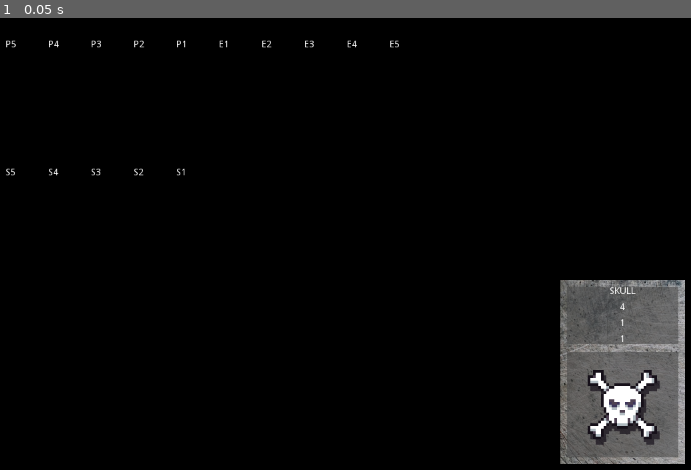
Above: before the commit, frame 1.
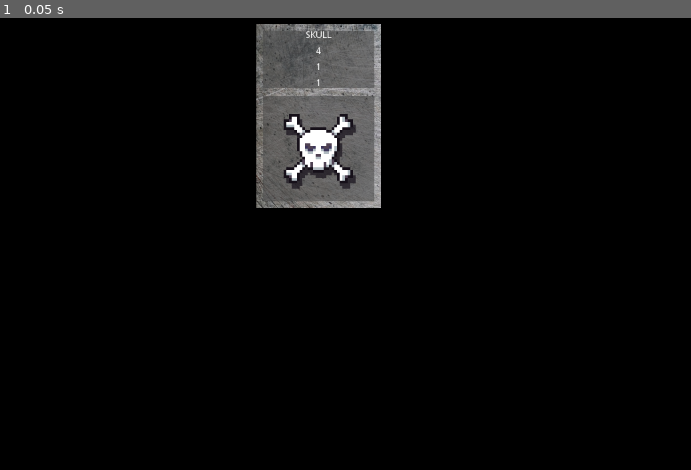
Above: after the commit, the same moment.

Repository: RM35/steel-chalk-asset
Game: Godot game, scene res://main.tscn
Two runs of this game, one before a commit and one after it. Both use one fixed random seed, a clock stepped at 60 frames per second and the inputs below.
Inputs:
- Up to frame 1 (0.05 s): no input

The runs differ from the first frame. In frame 1, 15% of the frame differs, in the area x 0-100%, y 1-99%.

Commit message:
fix card offset on main scene

Diff:
--- a/main.tscn
+++ b/main.tscn
@@ -1,69 +1,14 @@
-[gd_scene load_steps=4 format=2]
+[gd_scene load_steps=3 format=2]
 
 [ext_resource path="res://world/world.tscn" type="PackedScene" id=1]
-[ext_resource path="res://unit_position/unit_position.tscn" type="PackedScene" id=2]
 [ext_resource path="res://unit/unit.tscn" type="PackedScene" id=3]
 
 [node name="Main" type="Node2D"]
 
 [node name="World" parent="." instance=ExtResource( 1 )]
 
-[node name="PlayerTeam" type="Position2D" parent="World"]
-position = Vector2( 320, 128 )
-
-[node name="P1" parent="World/PlayerTeam" instance=ExtResource( 2 )]
-position = Vector2( 0, 64 )
-
-[node name="P2" parent="World/PlayerTeam" instance=ExtResource( 2 )]
-position = Vector2( -64, 64 )
-
-[node name="P3" parent="World/PlayerTeam" instance=ExtResource( 2 )]
-position = Vector2( -128, 64 )
-
-[node name="P4" parent="World/PlayerTeam" instance=ExtResource( 2 )]
-position = Vector2( -192, 64 )
-
-[node name="P5" parent="World/PlayerTeam" instance=ExtResource( 2 )]
-position = Vector2( -256, 64 )
-
-[node name="EnemyTeam" type="Position2D" parent="World"]
-position = Vector2( 384, 128 )
-
-[node name="E1" parent="World/EnemyTeam" instance=ExtResource( 2 )]
-position = Vector2( 0, 64 )
-
-[node name="E2" parent="World/EnemyTeam" instance=ExtResource( 2 )]
-position = Vector2( 64, 64 )
-
-[node name="E3" parent="World/EnemyTeam" instance=ExtResource( 2 )]
-position = Vector2( 128, 64 )
-
-[node name="E4" parent="World/EnemyTeam" instance=ExtResource( 2 )]
-position = Vector2( 192, 64 )
-
-[node name="E5" parent="World/EnemyTeam" instance=ExtResource( 2 )]
-position = Vector2( 256, 64 )
-
-[node name="Shop" type="Position2D" parent="World"]
-position = Vector2( 320, 320 )
-
-[node name="S1" parent="World/Shop" instance=ExtResource( 2 )]
-position = Vector2( 0, 64 )
-
-[node name="S2" parent="World/Shop" instance=ExtResource( 2 )]
-position = Vector2( -64, 64 )
-
-[node name="S3" parent="World/Shop" instance=ExtResource( 2 )]
-position = Vector2( -128, 64 )
-
-[node name="S4" parent="World/Shop" instance=ExtResource( 2 )]
-position = Vector2( -192, 64 )
-
-[node name="S5" parent="World/Shop" instance=ExtResource( 2 )]
-position = Vector2( -256, 64 )
-
 [node name="Unit" parent="World" instance=ExtResource( 3 )]
-margin_left = 896.0
-margin_top = 552.0
-margin_right = 1083.0
-margin_bottom = 828.0
+margin_left = 440.0
+margin_top = 168.0
+margin_right = 627.0
+margin_bottom = 444.0
--- a/unit/unit.gd
+++ b/unit/unit.gd
@@ -32,7 +32,8 @@
 	card_preview.modulate.a = 0.3
 	var preview = Control.new()
 	preview.add_child(card_preview)
-	card_preview.rect_position -= drag_offset
+	print(self.rect_position)
+	card_preview.rect_position -= drag_offset + self.rect_position
 	set_drag_preview(preview)
 	return self
 
--- a/world/world.tscn
+++ b/world/world.tscn
@@ -1,3 +1,3 @@
 [gd_scene format=2]
 
-[node name="World" type="Node2D"]
+[node name="World" type="Control"]
